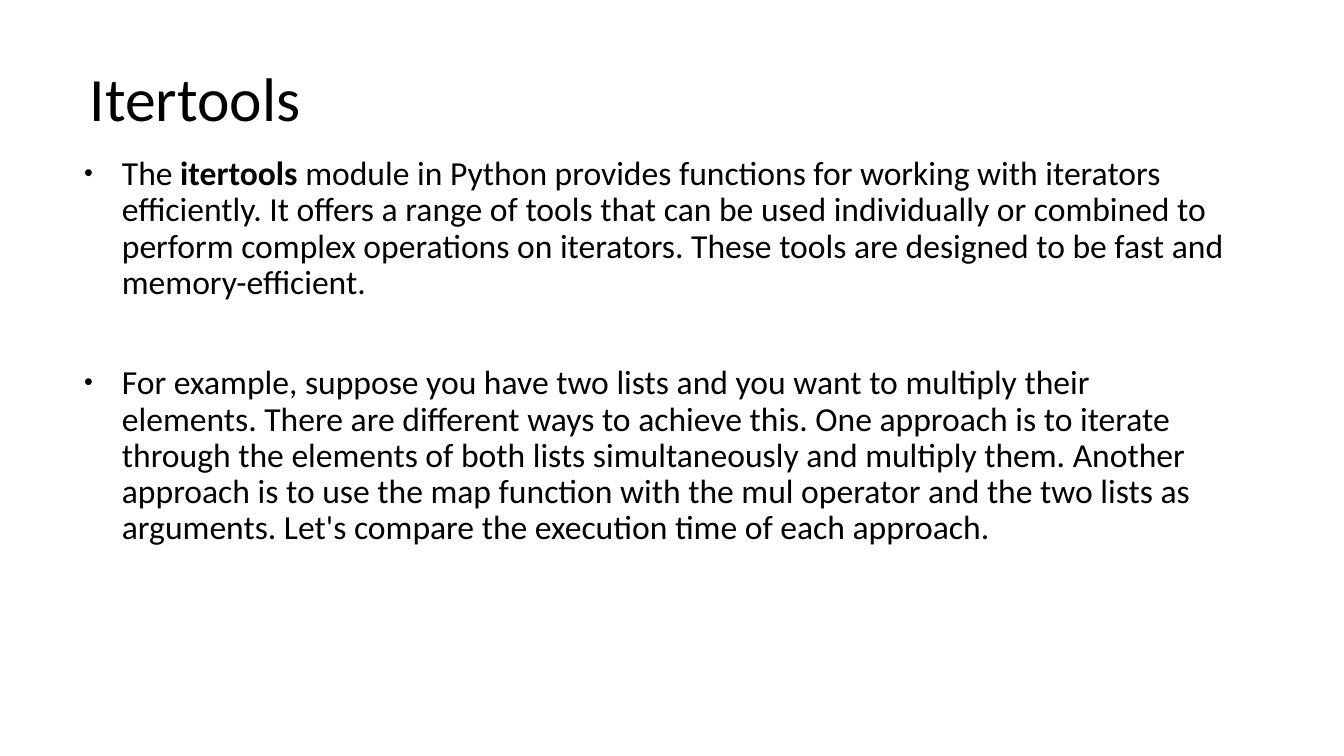
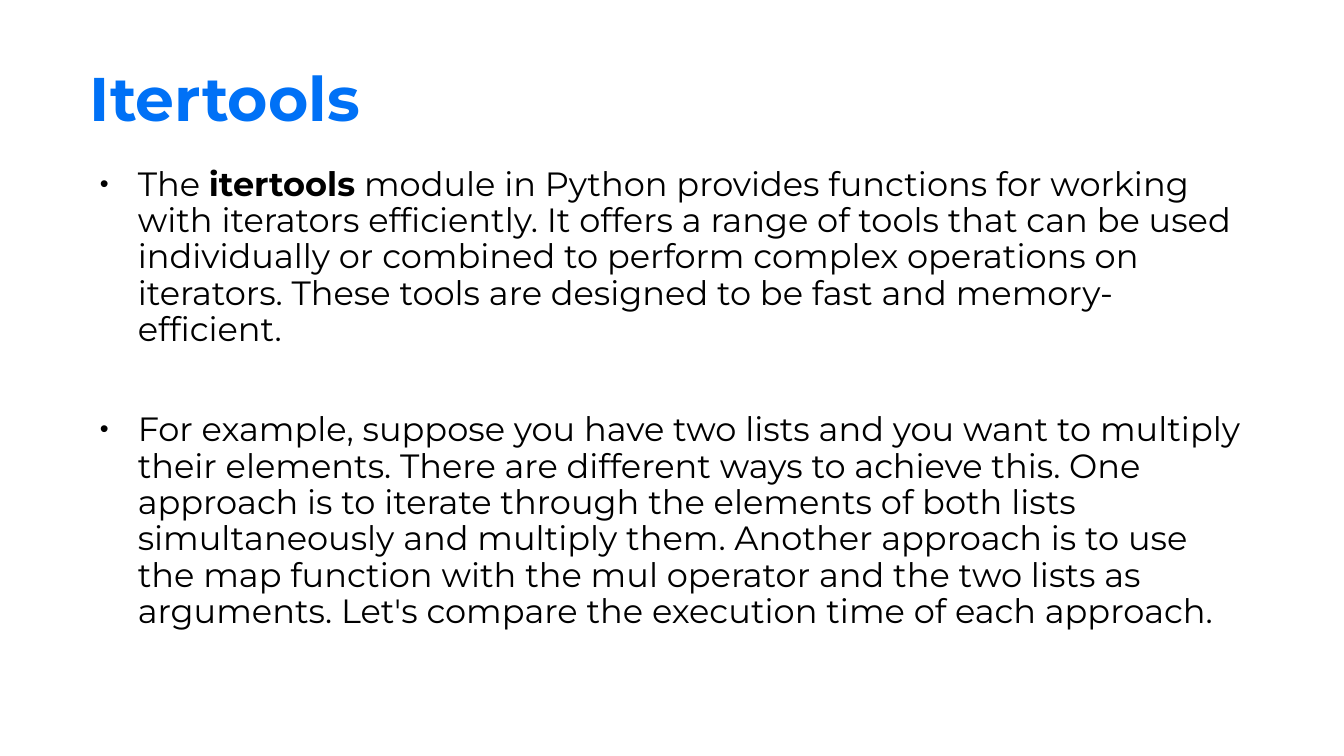
Before and after one commit to Spax04/PythonCourse, a slide deck: slide 35 of adv_new/Module 01 - Advanced technics.pptx. Drawn at 1344x756 pixels with LibreOffice and Linux fonts; fonts in the diff are those of the drawing; background and template pictures are left out. Boxes give left, top, right and bottom in pixels: in the first picture for what was removed or moved away, otherwise in the second. Text is boxed around its words. In the diff, an @@ line names an element or a change of style, - is before the commit and + after.

Commit message:
Complete adv_new design and issues fix

```diff
--- a/adv_new/Module 01 - Advanced technics.pptx
+++ b/adv_new/Module 01 - Advanced technics.pptx
@@ title "Itertools" at <box>90,75,360,122</box>: font Calibri to Montserrat, text colour #000000 to #0071F6, bold on @@
@@ text "The itertools module in Python ...": place and size @@
-text "The itertools module in Python ..." at <box>122,161,1223,545</box>
+text "The itertools module in Python ..." at <box>138,169,1240,630</box>
@@ text "The itertools module in Python ..." at <box>138,169,1240,630</box>: font Calibri to Montserrat @@
```
Also in this commit, not shown: 65 other slides changed, 15 other files.
